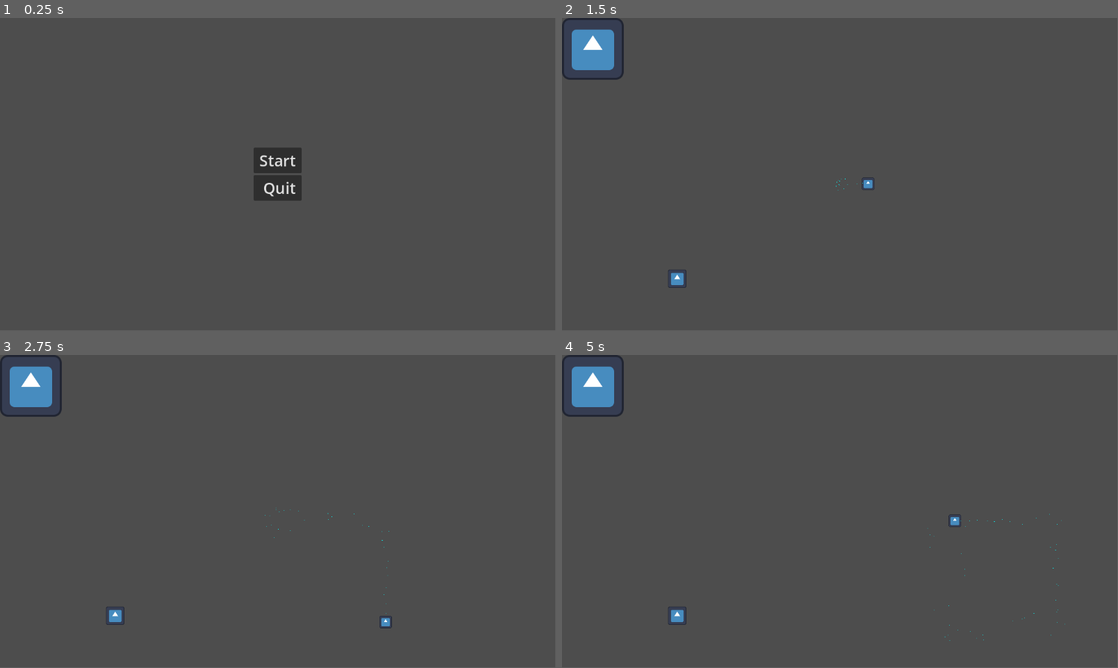
Above: before the commit, frames 1-4 (two rows, left to right).
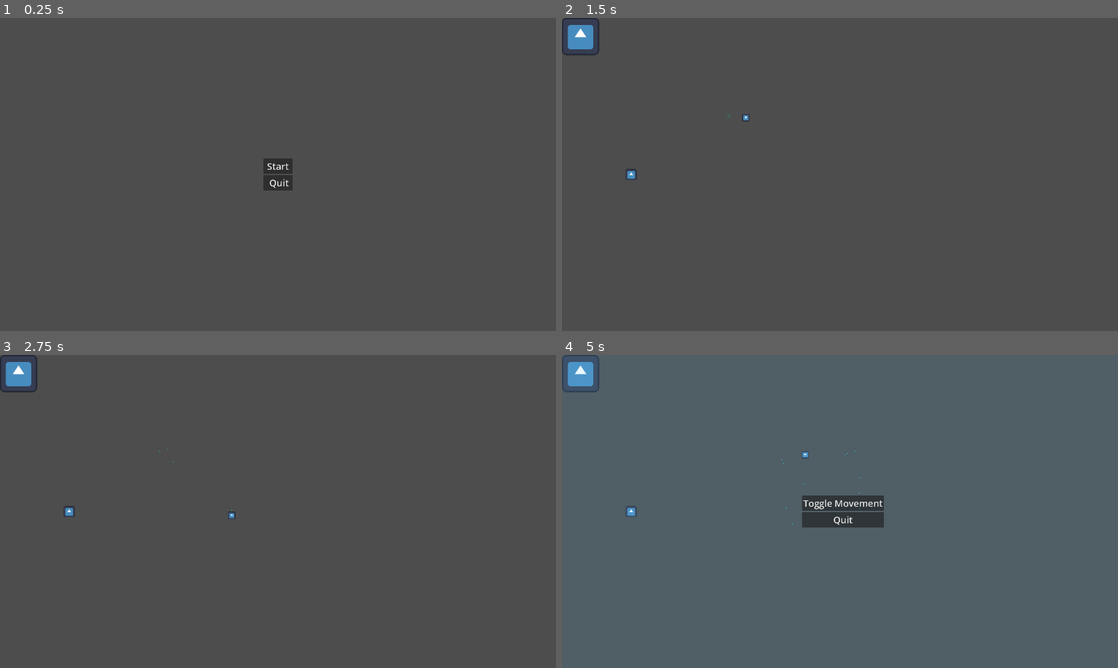
Above: after the commit, the same moments.

Repository: Iroguin/critter_capture
Game: Godot game, scene res://scenes/main_menu.tscn
Two runs of this game, one before a commit and one after it. Both use one fixed random seed, a clock stepped at 60 frames per second and the inputs below. The engine's default icon, where the game draws it, is replaced by a stand-in: a white triangle on a blue panel in a dark square.
Inputs (mouse positions are in pixels of both pictures, inside the frame that each line leads up to):
- Up to frame 1 (0.25 s): no input
- Up to frame 2 (1.5 s): click "Start" at 0.5 s; tap Enter at 1.25 s; move the mouse to (962, 158) at 1.27 s; hold Right (ui_right) from 1.28 s (still down)
- Up to frame 3 (2.75 s): move the mouse to (166, 527) at 2.02 s; release Right (ui_right) at 2.03 s; hold Down (ui_down) from 2.03 s (still down)
- Up to frame 4 (5 s): move the mouse to (895, 442) at 2.77 s; release Down (ui_down) at 2.78 s; hold Right (ui_right) 2.78-3.53 s; move the mouse to (812, 574) at 3.52 s; hold Up (ui_up) 3.53-4.28 s; move the mouse to (1006, 558) at 4.27 s; hold Left (ui_left) from 4.28 s (still down); tap Escape at 4.9 s
In our replay, the window is 799x449 before the commit and 800x450 after it. These sizes can differ from the game's own. Grey fills any space a smaller window leaves; there, only what the larger window draws over its background counts as a difference.

The runs differ from the first frame. In frame 1, 1.1% of the frame differs, in the area x 45-55%, y 41-59%; in frame 2, 1.4%; in frame 3, 1.4%; in frame 4, 99%, in the area x 0-100%, y 0-100%.

Commit message:
movement is updated to include wasd and mouse it can be toggled from the newly included pause menu accessed by pressing esc

Diff:
--- a/project.godot
+++ b/project.godot
@@ -16,8 +16,14 @@
 
 config/name="critter_capture"
 run/main_scene="uid://c524ir8whb8hd"
-config/features=PackedStringArray("4.5", "Forward Plus")
+config/features=PackedStringArray("4.6", "Forward Plus")
 config/icon="res://icon.svg"
+
+[display]
+
+window/size/viewport_width=1920
+window/size/viewport_height=1080
+window/stretch/mode="viewport"
 
 [input]
 
--- a/scenes/main_game.tscn
+++ b/scenes/main_game.tscn
@@ -3,6 +3,7 @@
 [ext_resource type="Texture2D" uid="uid://crx7n17b4wqus" path="res://icon.svg" id="1_s3esy"]
 [ext_resource type="PackedScene" uid="uid://be3fcm8xy7d0s" path="res://scenes/main_character.tscn" id="2_72e8q"]
 [ext_resource type="PackedScene" uid="uid://bk2ordj7aedu3" path="res://scenes/enemy.tscn" id="3_d2op2"]
+[ext_resource type="PackedScene" uid="uid://6dbwplu5fjlk" path="res://scenes/pause_menu.tscn" id="4_0rdsr"]
 
 [node name="Main_Game" type="Node2D" unique_id=744680119]
 
@@ -15,3 +16,7 @@
 
 [node name="Enemy" parent="." unique_id=481933772 instance=ExtResource("3_d2op2")]
 position = Vector2(239, 541)
+
+[node name="Pause_Menu" parent="." unique_id=1157981104 instance=ExtResource("4_0rdsr")]
+
+[connection signal="movement_mode_changed" from="Pause_Menu" to="main_character" method="_on_pause_menu_movement_mode_changed"]
--- /dev/null
+++ b/scenes/pause_menu.tscn
@@ -0,0 +1,52 @@
+[gd_scene format=3 uid="uid://6dbwplu5fjlk"]
+
+[ext_resource type="Script" uid="uid://dtprmhinmy6o5" path="res://scripts/pause_menu.gd" id="1_n87rw"]
+
+[node name="Pause_Menu" type="CanvasLayer" unique_id=1157981104]
+process_mode = 3
+layer = 2
+script = ExtResource("1_n87rw")
+
+[node name="ColorRect" type="ColorRect" parent="." unique_id=642488554]
+anchors_preset = 15
+anchor_right = 1.0
+anchor_bottom = 1.0
+grow_horizontal = 2
+grow_vertical = 2
+color = Color(0.40392157, 0.79607844, 1, 0.14117648)
+
+[node name="Control" type="Control" parent="." unique_id=831135962]
+layout_mode = 3
+anchors_preset = 8
+anchor_left = 0.5
+anchor_top = 0.5
+anchor_right = 0.5
+anchor_bottom = 0.5
+offset_left = -20.0
+offset_top = -20.0
+offset_right = 20.0
+offset_bottom = 20.0
+grow_horizontal = 2
+grow_vertical = 2
+
+[node name="VBoxContainer" type="VBoxContainer" parent="Control" unique_id=160656942]
+layout_mode = 0
+offset_left = -43.0
+offset_top = -13.0
+offset_right = 103.0
+offset_bottom = 53.0
+grow_horizontal = 2
+grow_vertical = 2
+
+[node name="Movement_Toggle_Button" type="Button" parent="Control/VBoxContainer" unique_id=1168246673]
+layout_mode = 2
+theme_override_font_sizes/font_size = 32
+text = "Toggle Movement"
+
+[node name="Quit_Button" type="Button" parent="Control/VBoxContainer" unique_id=179561732]
+layout_mode = 2
+theme_override_font_sizes/font_size = 32
+text = "Quit"
+
+[connection signal="pressed" from="Control/VBoxContainer/Movement_Toggle_Button" to="." method="_on_movement_toggle_button_pressed"]
+[connection signal="pressed" from="Control/VBoxContainer/Quit_Button" to="." method="_on_quit_button_pressed"]
--- a/scripts/enemy.gd
+++ b/scripts/enemy.gd
@@ -17,3 +17,6 @@
 func _on_collision_detection_area_body_entered(body: Node2D) -> void:
 	if body.is_in_group("player"):
 		body.take_damage(contact_damage)
+
+func die():
+	pass
--- a/scripts/main_character.gd
+++ b/scripts/main_character.gd
@@ -4,24 +4,16 @@
 
 @export var health := 1.0
 
+# the default movement is wasd MovementStrategy is a class
+var current_strategy: MovementStrategy = WASDStrategy.new()
+
 # Called when the node enters the scene tree for the first time.
 func _ready() -> void:
 	add_to_group("player")
 
 func _physics_process(delta: float) -> void:
-	# Get the input direction and handle the movement/deceleration.
-	# As good practice, you should replace UI actions with custom gameplay actions.
-	var xdirection := Input.get_axis("ui_left", "ui_right")
-	var ydirection := Input.get_axis("ui_up", "ui_down")
-	if xdirection:
-		velocity.x = xdirection * SPEED
-	else:
-		velocity.x = move_toward(velocity.x, 0, SPEED)
-	if ydirection:
-		velocity.y = ydirection * SPEED
-	else:
-		velocity.y = move_toward(velocity.y, 0, SPEED)
-
+	# current strategy governs movement it can be found in "res://scripts/player_movement/"
+	velocity = current_strategy.get_movement(self, SPEED)
 	move_and_slide()
 
 func take_damage(damage):
@@ -33,3 +25,10 @@
 
 func die():
 	print("YOU DIED")
+
+
+func _on_pause_menu_movement_mode_changed(use_mouse: bool) -> void:
+	if use_mouse:
+		current_strategy = MouseStrategy.new()
+	else:
+		current_strategy = WASDStrategy.new()
--- /dev/null
+++ b/scripts/pause_menu.gd
@@ -0,0 +1,38 @@
+extends CanvasLayer
+
+signal movement_mode_changed(use_mouse: bool)
+var game_paused := false
+var is_mouse_mode := false
+
+# Called when the node enters the scene tree for the first time.
+func _ready() -> void:
+	self.visible = false
+
+# Called every frame. 'delta' is the elapsed time since the previous frame.
+func _process(delta: float) -> void:
+	pass
+
+
+func _unhandled_input(event):
+	if event is InputEventKey:
+		if event.pressed and event.keycode == KEY_ESCAPE:
+			toggle_pause_menu()
+
+
+func toggle_pause_menu():
+	game_paused = !game_paused
+	self.visible = game_paused
+	get_tree().paused = game_paused
+
+
+func _on_quit_button_pressed() -> void:
+	get_tree().quit()
+
+
+func _on_movement_toggle_button_pressed() -> void:
+	is_mouse_mode = !is_mouse_mode
+	if is_mouse_mode:
+		$Control/VBoxContainer/Movement_Toggle_Button.text = "Movement: Mouse"
+	else:
+		$Control/VBoxContainer/Movement_Toggle_Button.text = "Movement: WASD"
+	movement_mode_changed.emit(is_mouse_mode)
--- /dev/null
+++ b/scripts/player_movement/mouse_strategy.gd
@@ -0,0 +1,15 @@
+# mouse_strategy.gd
+extends MovementStrategy
+class_name MouseStrategy
+
+var target_position: Vector2
+
+# mouse movement logic
+func get_movement(actor: CharacterBody2D, speed) -> Vector2:
+	var mouse_pos = actor.get_global_mouse_position()
+	var distance = actor.global_position.distance_to(mouse_pos)
+
+	if distance > 10.0:
+		return actor.global_position.direction_to(mouse_pos) * speed
+
+	return Vector2.ZERO
--- /dev/null
+++ b/scripts/player_movement/movement_stategy.gd
@@ -0,0 +1,7 @@
+# movement_strategy.gd
+class_name MovementStrategy
+extends RefCounted
+
+# this simply defines the class so that it can be extended
+func get_movement(actor: CharacterBody2D, speed) -> Vector2:
+	return Vector2.ZERO
--- /dev/null
+++ b/scripts/player_movement/wasd_strategy.gd
@@ -0,0 +1,8 @@
+# wasd_strategy.gd
+extends MovementStrategy
+class_name WASDStrategy
+
+# WASD movement logic
+func get_movement(actor: CharacterBody2D, speed) -> Vector2:
+	var dir = Input.get_vector("ui_left", "ui_right", "ui_up", "ui_down")
+	return dir * speed
Not shown, added: scripts/pause_menu.gd.uid
Not shown, added: scripts/player_movement/mouse_strategy.gd.uid
Not shown, added: scripts/player_movement/movement_stategy.gd.uid
Not shown, added: scripts/player_movement/wasd_strategy.gd.uid
